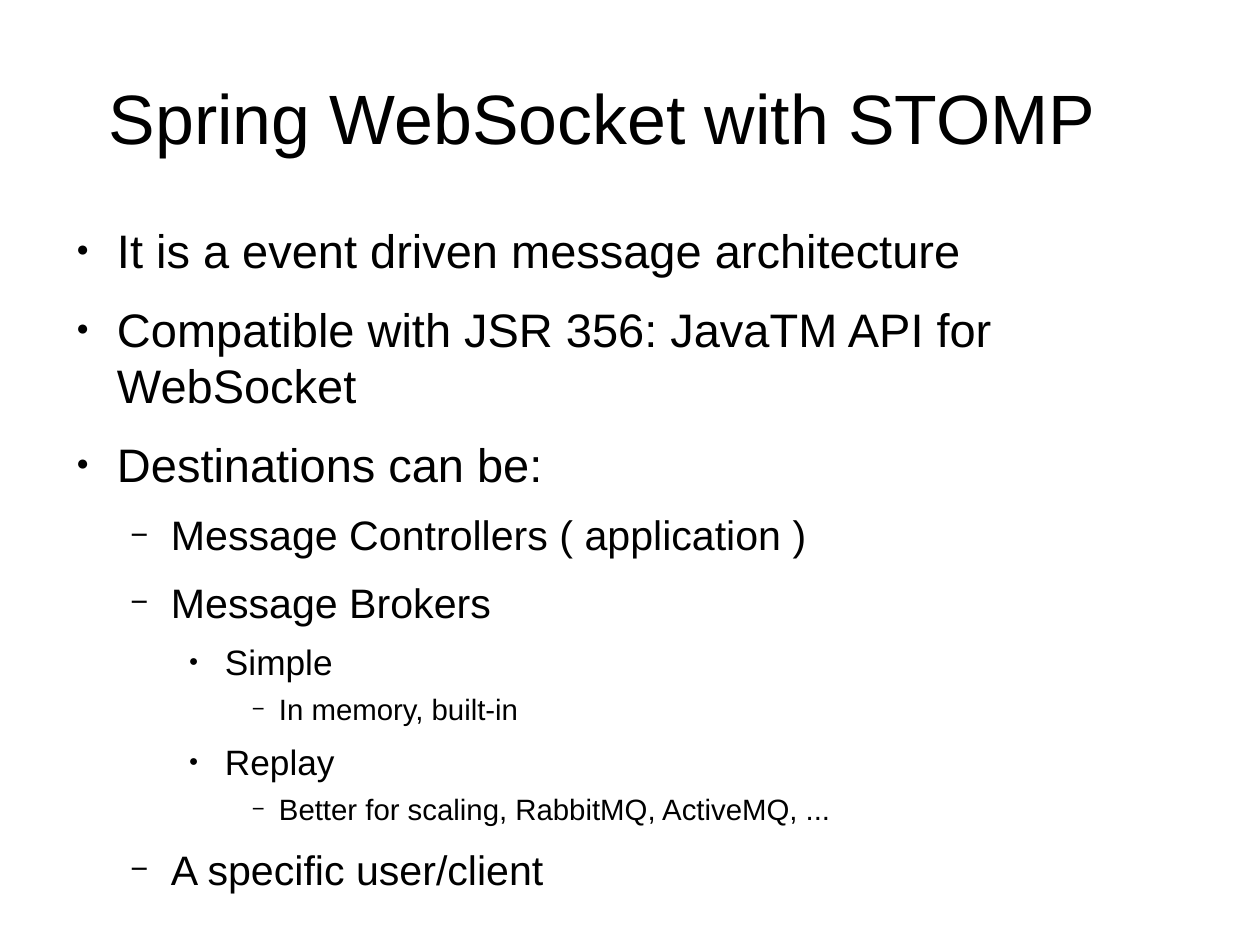
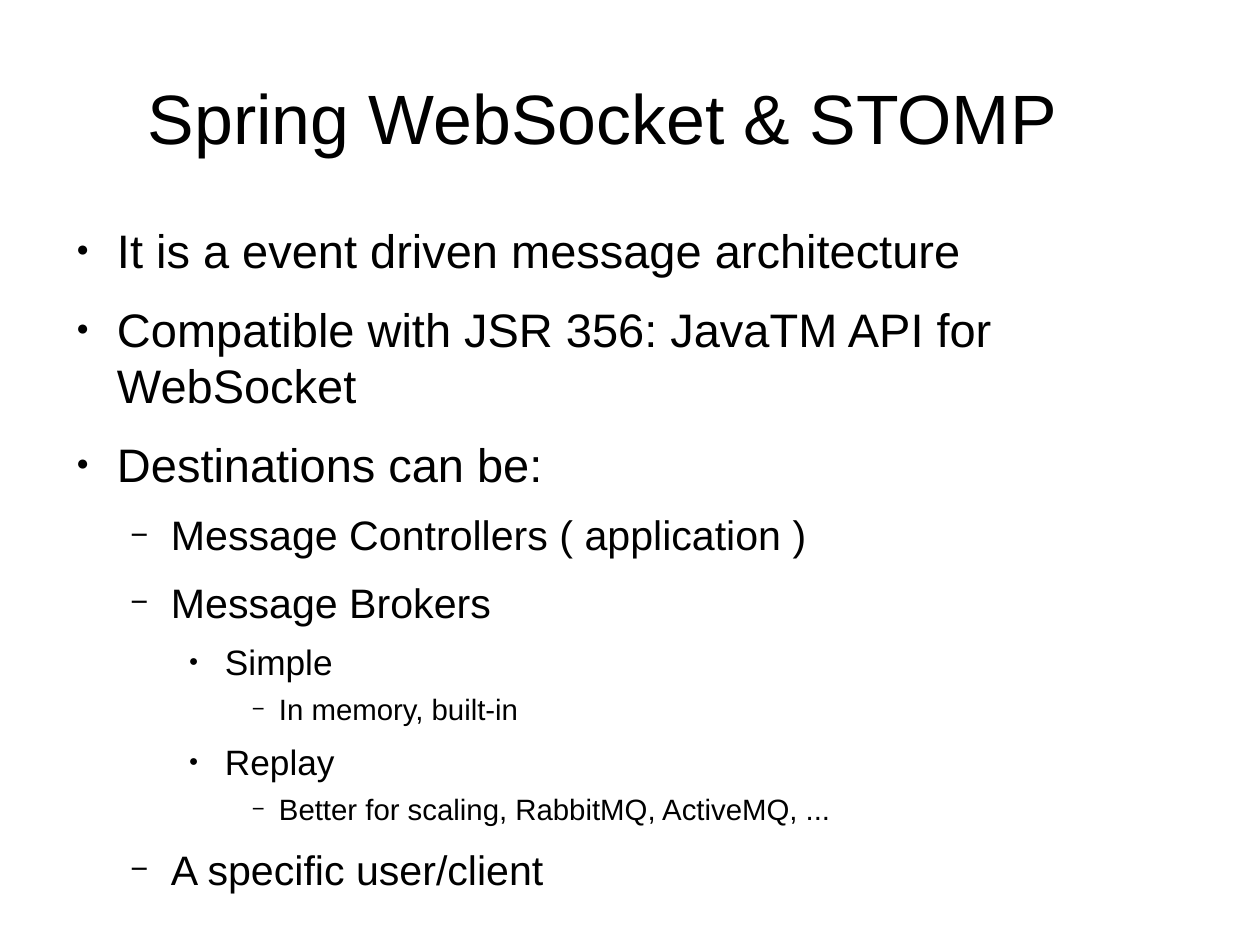
Before and after one commit to Tinvention/Training-websocket-with-spring, a slide deck: slide 10 of websocket-with-spring.odp (slide 11 before the commit). Drawn at 1260x945 pixels with LibreOffice and Linux fonts; fonts in the diff are those of the drawing; background and template pictures are left out. Boxes give left, top, right and bottom in pixels: in the first picture for what was removed or moved away, otherwise in the second. Text is boxed around its words. In the diff, an @@ line names an element or a change of style, - is before the commit and + after.

```diff
--- a/websocket-with-spring.odp
+++ b/websocket-with-spring.odp
@@ title at [148, 93, 1057, 157]: text changed @@
-Spring WebSocket with STOMP
+Spring WebSocket & STOMP
```
Also in this commit, not shown: 5 other slides changed, 1 slide added, 1 slide removed, 4 other files.
